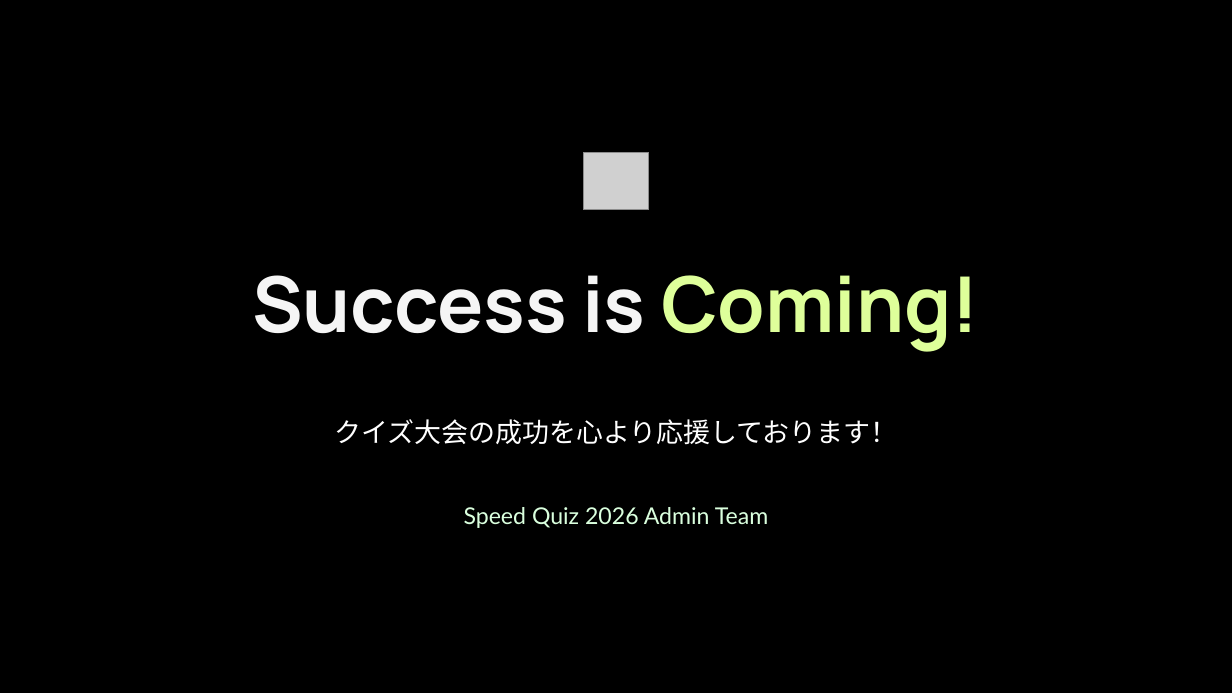
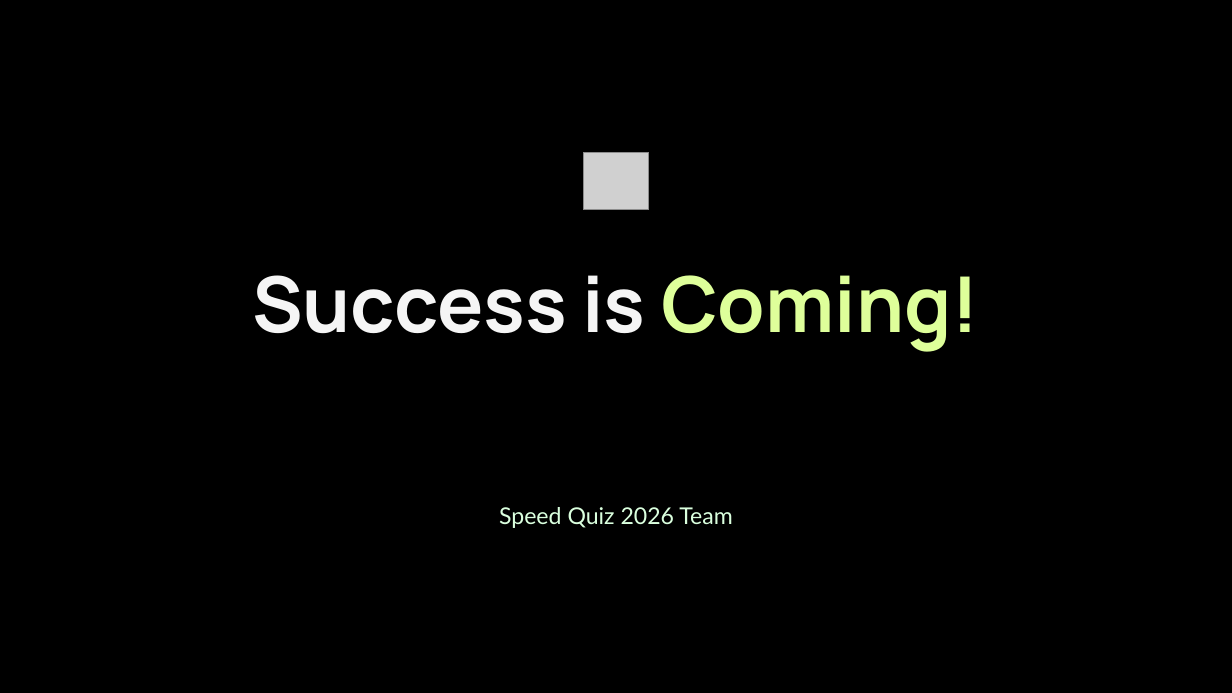
Before and after one commit to h-sakamoto-tech/quiz-app, a slide deck: slide 12 of Manual.pptx. Drawn at 1232x693 pixels with LibreOffice and Linux fonts; fonts in the diff are those of the drawing; grey boxes stand for pictures; background and template pictures are left out. Boxes give left, top, right and bottom in pixels: in the first picture for what was removed or moved away, otherwise in the second. Text is boxed around its words. In the diff, an @@ line names an element or a change of style, - is before the commit and + after.

```diff
--- a/Manual.pptx
+++ b/Manual.pptx
@@ text removed at (x1=334, y1=419, x2=897, y2=444) @@
-クイズ大会の成功を心より応援しております！
@@ text at (x1=499, y1=507, x2=732, y2=528): text changed @@
-Speed Quiz 2026 Admin Team
+Speed Quiz 2026 Team
```
Also in this commit, not shown: 4 other slides changed, 1 slide removed.
